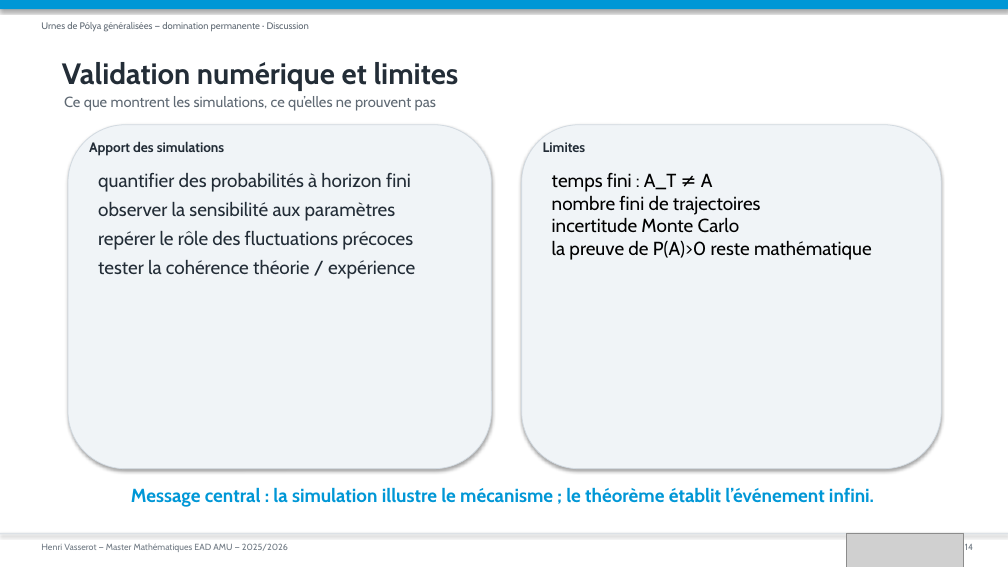
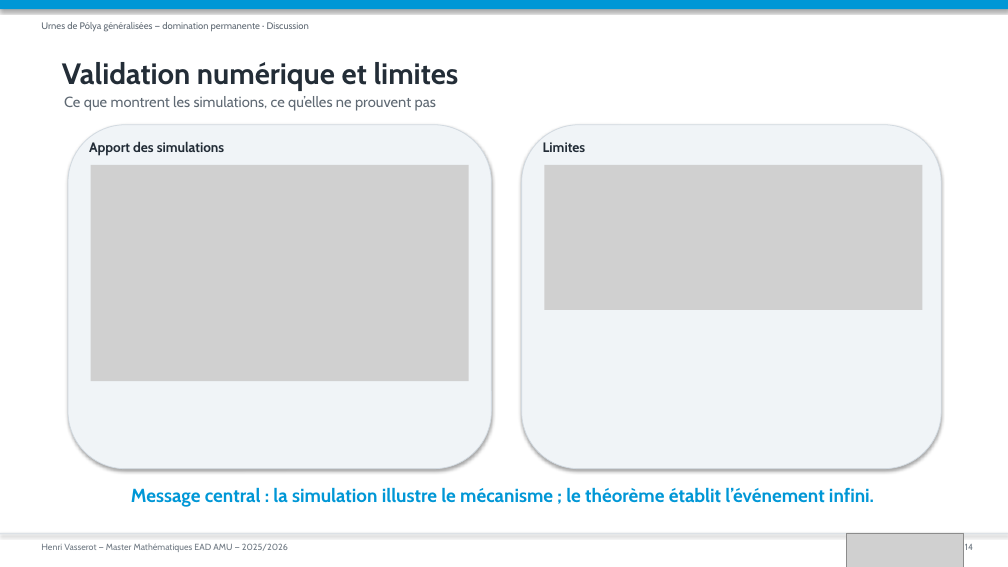
Before and after one commit to lolipop913/TER_Polya, a slide deck: slide 15 of presentation.pptx (slide 14 before the commit). Drawn at 1008x567 pixels with LibreOffice and Linux fonts; fonts in the diff are those of the drawing; grey boxes stand for pictures. Boxes give left, top, right and bottom in pixels: in the first picture for what was removed or moved away, otherwise in the second. Text is boxed around its words. In the diff, an @@ line names an element or a change of style, - is before the commit and + after.

```diff
--- a/presentation.pptx
+++ b/presentation.pptx
@@ picture added at [91,165,469,381] @@
@@ text removed at [98,173,415,279] @@
-quantifier des probabilités à horizon fini
-observer la sensibilité aux paramètres
-repérer le rôle des fluctuations précoces
-tester la cohérence théorie / expérience
@@ picture added at [544,165,923,310] @@
@@ text removed at [552,173,872,260] @@
-temps fini : A_T ≠ A
-nombre fini de trajectoires
-incertitude Monte Carlo
-la preuve de P(A)>0 reste mathématique
```
Also in this commit, not shown: 10 other slides changed, 1 slide added, 1 other file.
